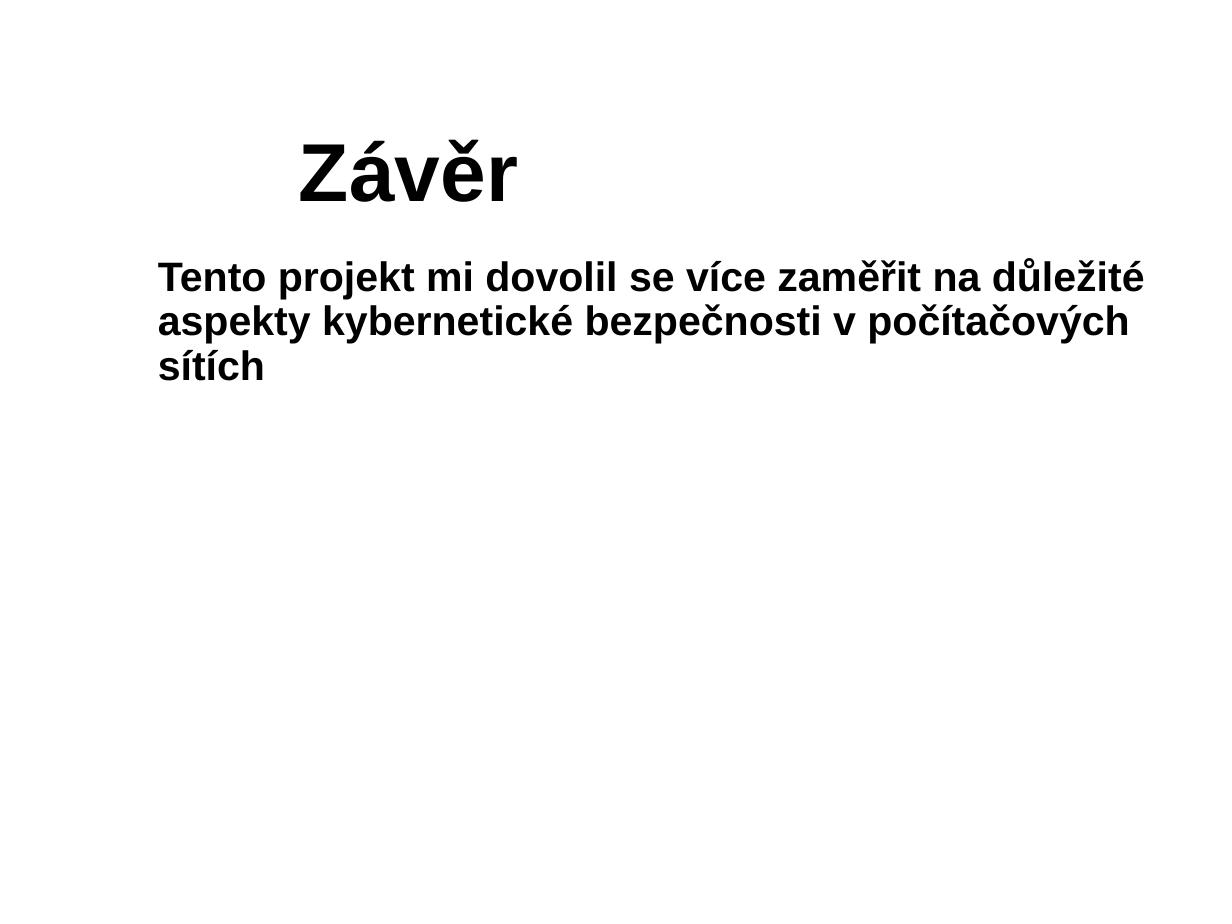
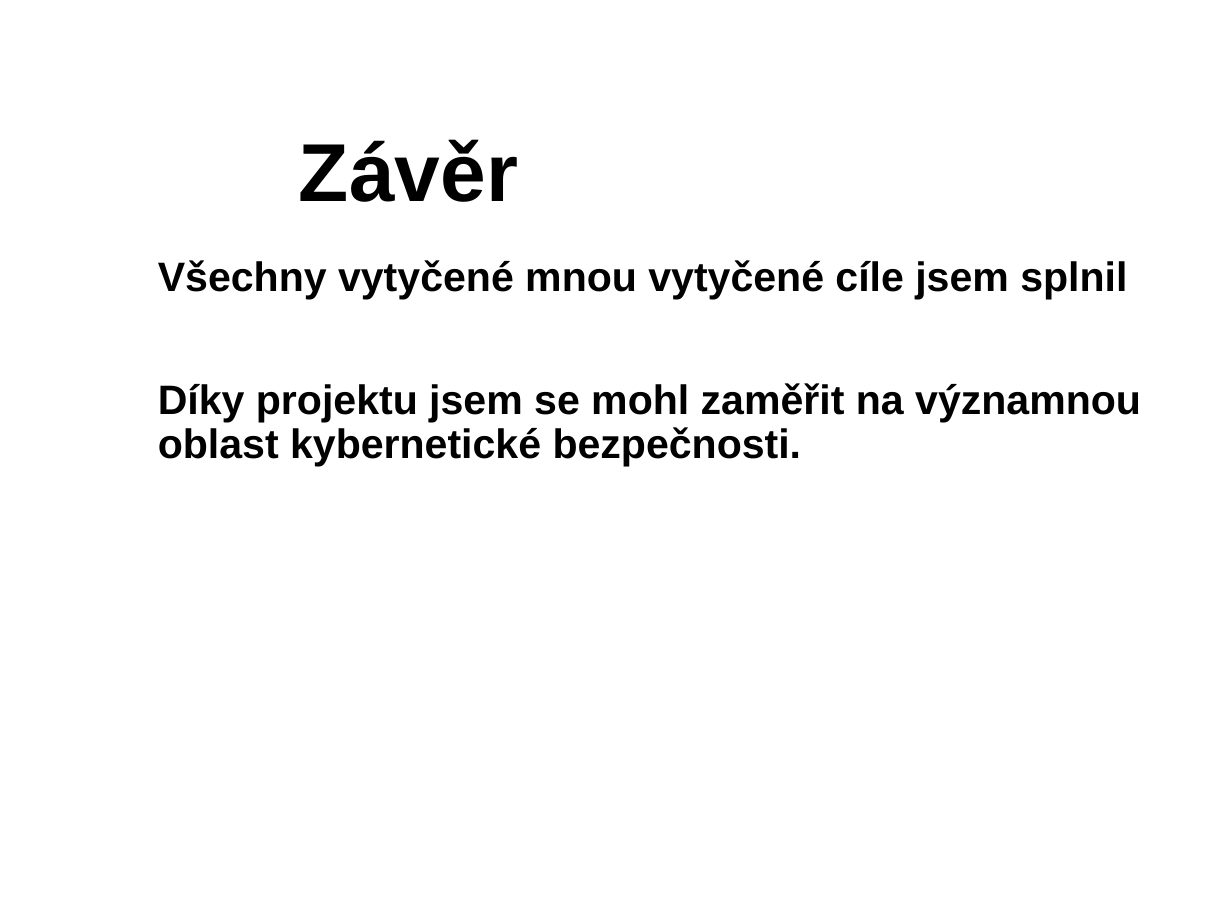
Before and after one commit to zimice/pr5_ndr, a slide deck: slide 15 of kochanek_ndr_prezentace.pptx. Drawn at 1232x924 pixels with LibreOffice and Linux fonts; fonts in the diff are those of the drawing; background and template pictures are left out. Boxes give left, top, right and bottom in pixels: in the first picture for what was removed or moved away, otherwise in the second. Text is boxed around its words. In the diff, an @@ line names an element or a change of style, - is before the commit and + after.

Commit message:
present finished

```diff
--- a/kochanek_ndr_prezentace.pptx
+++ b/kochanek_ndr_prezentace.pptx
@@ subtitle at <box>158,260,1141,467</box>: text changed @@
-Tento projekt mi dovolil se více zaměřit na důležité aspekty kybernetické bezpečnosti v počítačových sítích
+Všechny vytyčené mnou vytyčené cíle jsem splnil
+Díky projektu jsem se mohl zaměřit na významnou oblast kybernetické bezpečnosti.
```
